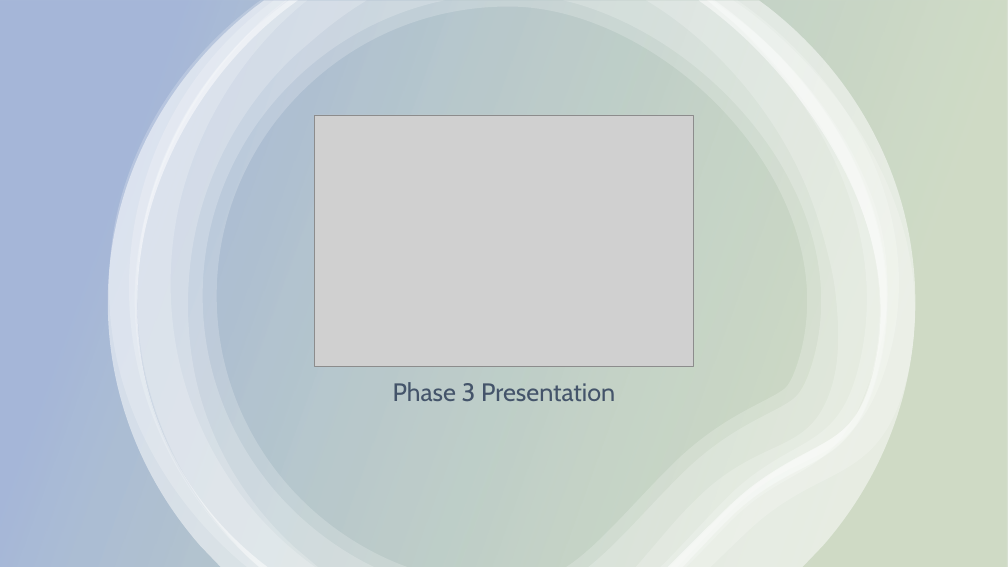
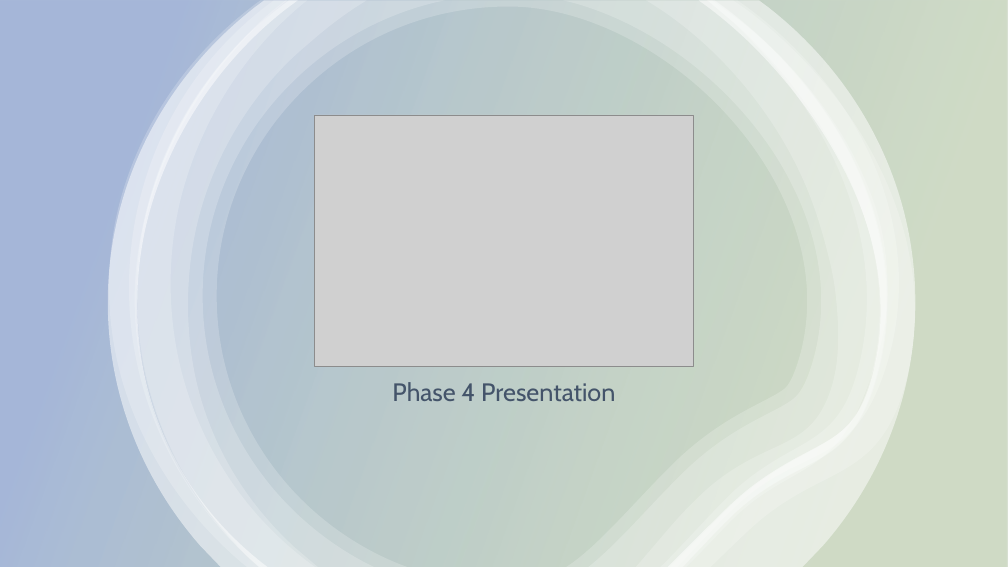
Before and after one commit to Buesse7310/Dollar-Doodle, a slide deck: slide 1 of docs/phase4/Dollar_Doodle- Phase_4.pptx. Drawn at 1008x567 pixels with LibreOffice and Linux fonts; fonts in the diff are those of the drawing; grey boxes stand for pictures. Boxes give left, top, right and bottom in pixels: in the first picture for what was removed or moved away, otherwise in the second. Text is boxed around its words. In the diff, an @@ line names an element or a change of style, - is before the commit and + after.

Commit message:
Powerpoint
Fixed small typo

```diff
--- a/docs/phase4/Dollar_Doodle- Phase_4.pptx
+++ b/docs/phase4/Dollar_Doodle- Phase_4.pptx
@@ subtitle at box(392, 382, 615, 401): text changed @@
-Phase 3 Presentation
+Phase 4 Presentation
```
